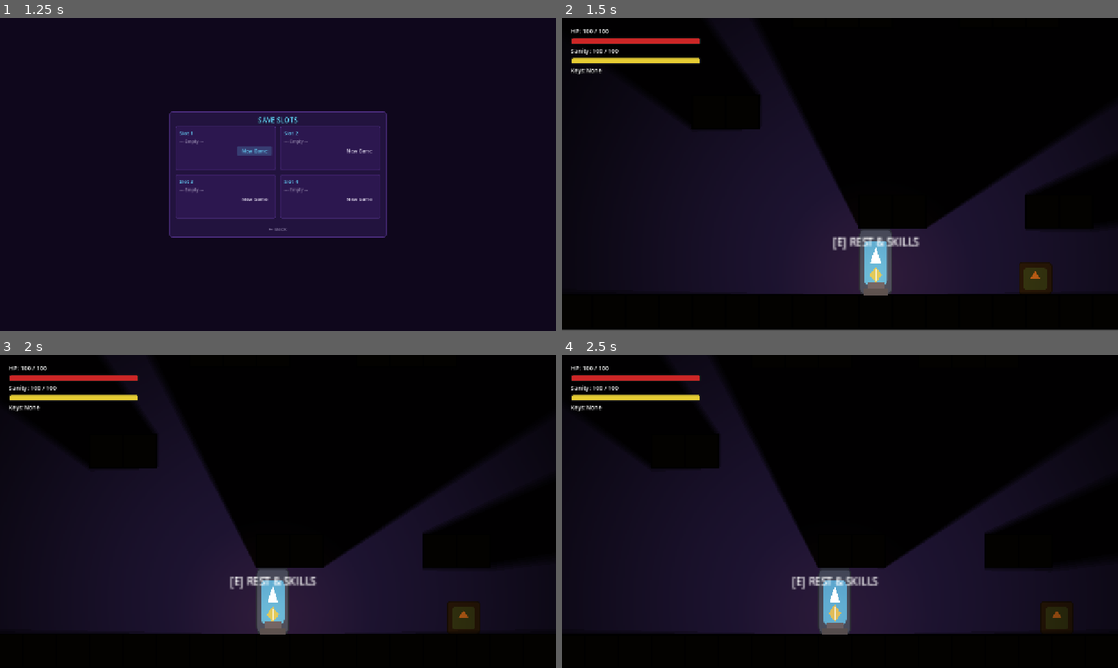
Above: before the commit, frames 1-4 (two rows, left to right).
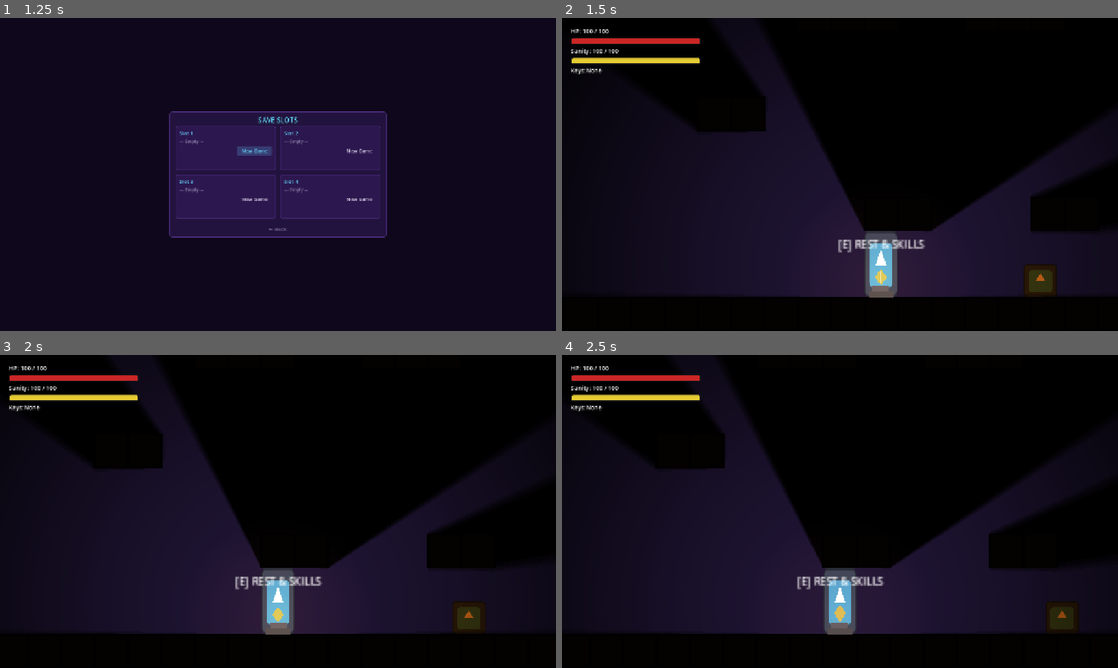
Above: after the commit, the same moments.

Repository: hikarirainbow/New-Project
Game: Godot game, scene res://scenes/ui/main_menu.tscn
Same seed, same stepped clock (60 frames per second), same inputs: the game is played once before the commit and once after it. The engine's default icon, where the game draws it, is replaced by a stand-in: a white triangle on a blue panel in a dark square.
Inputs (mouse positions are in pixels of both pictures, inside the frame that each line leads up to):
- Up to frame 1 (1.25 s): click "Play" at 0.5 s
- Up to frame 2 (1.5 s): click "New Game" at 1.25 s
- Up to frame 3 (2 s): no input
- Up to frame 4 (2.5 s): tap Enter at 2 s; move the mouse to (867, 511) at 2.02 s; hold Up from 2.03 s (still down); hold S (look_down) from 2.03 s (still down); tap X (attack) at 2.1 s; tap Space (jump) at 2.27 s

Frame 1 is identical in both runs. In frame 2, 3.6% of the frame differs, in the area x 0-100%, y 25-100%; in frame 3, 2.1%; in frame 4, 1.9%.

Commit message:
feat: implement Attract range skill with cone check and visual effect, refactor GrabEnemy as parent, and create Goblin subclass

Diff:
--- /dev/null
+++ b/scenes/enemies/components/attract_effect_component.gd
@@ -0,0 +1,54 @@
+class_name AttractEffectComponent
+extends Node
+
+@export var duration: float = 5.0
+
+var timer: float = 0.0
+var original_modulate: Color = Color.WHITE
+var enemy_ref: GrabEnemy = null
+var previous_state: int = 0
+
+func _ready() -> void:
+	enemy_ref = get_parent() as GrabEnemy
+	if not enemy_ref:
+		queue_free()
+		return
+
+	# Store previous state and original modulate
+	previous_state = enemy_ref.current_state
+	if enemy_ref.has_node("Sprite2D"):
+		original_modulate = enemy_ref.get_node("Sprite2D").modulate
+		# Set neon pink/purple color modulation
+		enemy_ref.get_node("Sprite2D").modulate = Color(1.5, 0.5, 1.0, 1.0)
+
+	# Transition enemy state to ATTRACTED
+	enemy_ref.current_state = GrabEnemy.State.ATTRACTED
+	timer = duration
+
+func _physics_process(delta: float) -> void:
+	if not is_instance_valid(enemy_ref) or not enemy_ref.is_alive():
+		queue_free()
+		return
+
+	timer -= delta
+	if timer <= 0.0:
+		remove_effect()
+
+func refresh() -> void:
+	timer = duration
+
+func remove_effect() -> void:
+	if is_instance_valid(enemy_ref) and enemy_ref.current_state != GrabEnemy.State.DEAD:
+		# Restore state and modulate if not dead
+		enemy_ref.current_state = previous_state if previous_state != GrabEnemy.State.DEAD else GrabEnemy.State.PATROL
+		if enemy_ref.has_node("Sprite2D"):
+			enemy_ref.get_node("Sprite2D").modulate = original_modulate
+
+	queue_free()
+
+func _exit_tree() -> void:
+	# Fallback cleanup
+	if is_instance_valid(enemy_ref) and enemy_ref.current_state == GrabEnemy.State.ATTRACTED:
+		enemy_ref.current_state = GrabEnemy.State.PATROL
+		if enemy_ref.has_node("Sprite2D"):
+			enemy_ref.get_node("Sprite2D").modulate = original_modulate
--- /dev/null
+++ b/scenes/enemies/goblin.gd
@@ -0,0 +1,4 @@
+class_name Goblin
+extends GrabEnemy
+
+# Inherits all properties, movement logic, states, and signals from GrabEnemy
--- /dev/null
+++ b/scenes/enemies/goblin.tscn
@@ -0,0 +1,34 @@
+[gd_scene load_steps=4 format=3 uid="uid://clx5i2t2r8gpb"]
+
+[ext_resource type="Script" path="res://scenes/enemies/goblin.gd" id="1_goblin_gd"]
+[ext_resource type="Texture2D" path="res://icon.svg" id="2_enemy_icon"]
+
+[sub_resource type="RectangleShape2D" id="RectangleShape2D_enemy"]
+size = Vector2(32, 32)
+
+[node name="Goblin" type="CharacterBody2D"]
+collision_layer = 4
+collision_mask = 1
+script = ExtResource("1_goblin_gd")
+
+[node name="Sprite2D" type="Sprite2D" parent="."]
+modulate = Color(0.9, 0.45, 0.1, 1)
+scale = Vector2(0.25, 0.25)
+texture = ExtResource("2_enemy_icon")
+
+[node name="CollisionShape2D" type="CollisionShape2D" parent="."]
+shape = SubResource("RectangleShape2D_enemy")
+
+[node name="RayCast2D_EdgeRight" type="RayCast2D" parent="."]
+position = Vector2(16, 16)
+target_position = Vector2(0, 15)
+collision_mask = 1
+
+[node name="RayCast2D_EdgeLeft" type="RayCast2D" parent="."]
+position = Vector2(-16, 16)
+target_position = Vector2(0, 15)
+collision_mask = 1
+
+[node name="RayCast2D_Wall" type="RayCast2D" parent="."]
+target_position = Vector2(24, 0)
+collision_mask = 1
--- a/scenes/enemies/grab_enemy.gd
+++ b/scenes/enemies/grab_enemy.gd
@@ -1,3 +1,4 @@
+class_name GrabEnemy
 extends Actor
 
 @export_group("Enemy Settings")
@@ -17,7 +18,7 @@
 @export var key_name_to_drop: String = "Boss Key"
 @export var key_pickup_radius: float = 20.0
 
-enum State { PATROL, CHASE, DEAD }
+enum State { PATROL, CHASE, DEAD, ATTRACTED }
 var current_state: State = State.PATROL
 
 var direction: int = 1
@@ -75,17 +76,21 @@
 func _physics_process(delta: float) -> void:
 	# Knockback processing (shared from Actor)
 	if knockback_timer > 0.0:
-		knockback_timer -= delta
-		velocity.x = move_toward(velocity.x, 0, friction * delta)
-		if not is_on_floor():
-			velocity.y += gravity * delta
-		move_and_slide()
-		return
+		if current_state == State.ATTRACTED:
+			knockback_timer = 0.0
+		else:
+			knockback_timer -= delta
+			velocity.x = move_toward(velocity.x, 0, friction * delta)
+			if not is_on_floor():
+				velocity.y += gravity * delta
+			move_and_slide()
+			return
 
 	match current_state:
 		State.PATROL: _patrol(delta)
 		State.CHASE:  _chase(delta)
 		State.DEAD:   _dead(delta)
+		State.ATTRACTED: _attracted(delta)
 
 # ── PATROL ──────────────────────────────────────────────────────────────────
 func _patrol(delta: float) -> void:
@@ -220,3 +225,34 @@
 
 func is_alive() -> bool:
 	return current_state != State.DEAD
+
+# ── ATTRACTED ────────────────────────────────────────────────────────────────
+func _attracted(delta: float) -> void:
+	if not player_ref:
+		current_state = State.PATROL
+		return
+
+	if not is_on_floor():
+		velocity.y += gravity * delta
+
+	# Move towards player horizontally
+	var dx := player_ref.global_position.x - global_position.x
+	direction = 1 if dx > 0 else -1
+	if has_node("Sprite2D"):
+		$Sprite2D.flip_h = direction < 0
+
+	velocity.x = direction * (chase_speed * 0.5)
+	move_and_slide()
+	_apply_contact_damage()
+
+# Override take_damage to support double damage and bypass knockback when attracted
+func take_damage(amount: int, source_position: Vector2 = Vector2.ZERO) -> void:
+	if current_state == State.DEAD:
+		return
+
+	var final_amount = amount
+	if current_state == State.ATTRACTED:
+		final_amount = amount * 2
+		super(final_amount, Vector2.ZERO)
+	else:
+		super(final_amount, source_position)
--- a/scenes/levels/sandbox_level.gd
+++ b/scenes/levels/sandbox_level.gd
@@ -1,7 +1,7 @@
 extends Node2D
 
 const MapTile = preload("res://scenes/levels/map_tile.gd")
-const GrabEnemyScene = preload("res://scenes/enemies/grab_enemy.tscn")
+const GoblinScene = preload("res://scenes/enemies/goblin.tscn")
 
 const TILE  = 32
 const COLS  = 60   # 1920 px wide
@@ -107,7 +107,7 @@
 	if room_manager.persisted_corpses.has(path):
 		var corpse_positions = room_manager.persisted_corpses[path]
 		for pos in corpse_positions:
-			var corpse = GrabEnemyScene.instantiate()
+			var corpse = GoblinScene.instantiate()
 			corpse.set_as_corpse()
 			corpse.position = pos
 			add_child(corpse)
@@ -174,7 +174,7 @@
 
 	while alive_count < 5:
 		var spawn_pos = _get_valid_spawn_position()
-		var new_enemy = GrabEnemyScene.instantiate()
+		var new_enemy = GoblinScene.instantiate()
 		new_enemy.position = spawn_pos
 		add_child(new_enemy)
 		alive_count += 1
--- a/scenes/levels/sandbox_level.tscn
+++ b/scenes/levels/sandbox_level.tscn
@@ -4,7 +4,7 @@
 [ext_resource type="PackedScene" path="res://scenes/player/player.tscn" id="1_player_tscn"]
 [ext_resource type="PackedScene" path="res://scenes/ui/hud.tscn" id="2_hud_tscn"]
 [ext_resource type="PackedScene" path="res://scenes/items/dash_upgrade_item.tscn" id="4_dash_upgrade_item_tscn"]
-[ext_resource type="PackedScene" path="res://scenes/enemies/grab_enemy.tscn" id="5_grab_enemy_tscn"]
+[ext_resource type="PackedScene" path="res://scenes/enemies/goblin.tscn" id="5_goblin_tscn"]
 [ext_resource type="PackedScene" path="res://scenes/ui/settings_menu.tscn" id="6_settings_menu_tscn"]
 [ext_resource type="PackedScene" path="res://scenes/ui/inventory.tscn" id="7_inventory_tscn"]
 
@@ -23,5 +23,5 @@
 [node name="DashUpgradeItem" parent="." instance=ExtResource("4_dash_upgrade_item_tscn")]
 position = Vector2(960, 592)
 
-[node name="GrabEnemy" parent="." instance=ExtResource("5_grab_enemy_tscn")]
+[node name="Goblin" parent="." instance=ExtResource("5_goblin_tscn")]
 position = Vector2(640, 592)
--- /dev/null
+++ b/scenes/player/components/attract_skill_component.gd
@@ -0,0 +1,97 @@
+class_name AttractSkillComponent
+extends Node2D
+
+@export var cooldown_duration: float = 3.0
+@export var cone_range: float = 200.0
+@export var cone_angle_deg: float = 30.0
+
+var cooldown_timer: float = 0.0
+var cone_alpha: float = 0.0
+
+@onready var player: Player = get_parent() as Player
+
+func _ready() -> void:
+	# Z-index to render above background but maybe below/above sprite
+	z_index = 5
+
+func _physics_process(delta: float) -> void:
+	if cooldown_timer > 0.0:
+		cooldown_timer -= delta
+
+	# Redraw the cone while alpha is active
+	if cone_alpha > 0.0:
+		queue_redraw()
+
+	if Input.is_action_just_pressed("skill_attract") and cooldown_timer <= 0.0:
+		if player.current_state == Player.State.MOVE:
+			cast_skill()
+
+func cast_skill() -> void:
+	cooldown_timer = cooldown_duration
+
+	# Trigger vector drawing animation
+	cone_alpha = 0.4
+	var tween = player.create_tween().set_ignore_time_scale(true)
+	tween.tween_property(self, "cone_alpha", 0.0, 0.3).set_trans(Tween.TRANS_CUBIC).set_ease(Tween.EASE_OUT)
+
+	# Scan for enemies in cone
+	var enemies = get_tree().get_nodes_in_group("enemies")
+	var is_facing_left = player.get_node("Sprite2D").flip_h if player.has_node("Sprite2D") else false
+	var forward = Vector2.LEFT if is_facing_left else Vector2.RIGHT
+	var half_angle_rad = deg_to_rad(cone_angle_deg) / 2.0
+
+	print("[ATTRACT] Cast! Scanning in range: ", cone_range, " | arc: ", cone_angle_deg)
+
+	for enemy in enemies:
+		if is_instance_valid(enemy) and enemy.has_method("is_alive") and enemy.is_alive():
+			var diff = enemy.global_position - player.global_position
+			var dist = diff.length()
+			if dist <= cone_range:
+				# Use angle_to to compute signed angle difference
+				var angle_diff = abs(forward.angle_to(diff))
+				if angle_diff <= half_angle_rad:
+					_apply_attract_effect(enemy)
+
+func _apply_attract_effect(enemy: Node) -> void:
+	var existing = enemy.get_node_or_null("AttractEffectComponent")
+	if existing:
+		existing.refresh()
+		print("[ATTRACT] Refreshed duration on: ", enemy.name)
+	else:
+		var effect_script = load("res://scenes/enemies/components/attract_effect_component.gd")
+		var effect = Node.new()
+		effect.name = "AttractEffectComponent"
+		effect.set_script(effect_script)
+		enemy.add_child(effect)
+		print("[ATTRACT] Applied to enemy: ", enemy.name)
+
+func _draw() -> void:
+	if cone_alpha > 0.0:
+		var points = get_sector_points(cone_range, cone_angle_deg)
+		# Vivid glassmorphism neon color
+		var fill_color = Color(1.0, 0.3, 0.7, cone_alpha * 0.7)
+		var line_color = Color(1.0, 0.5, 0.8, cone_alpha)
+
+		# Draw the polygon sector
+		draw_polygon(points, [fill_color])
+
+		# Draw border outline for higher visual quality
+		for i in range(1, points.size() - 1):
+			draw_line(points[i], points[i+1], line_color, 1.5, true)
+		draw_line(points[0], points[1], line_color, 1.5, true)
+		draw_line(points[0], points[points.size() - 1], line_color, 1.5, true)
+
+func get_sector_points(radius: float, angle_deg: float, segments: int = 16) -> PackedVector2Array:
+	var points = PackedVector2Array()
+	points.append(Vector2.ZERO) # Origin center
+
+	var half_angle = deg_to_rad(angle_deg) / 2.0
+	var is_facing_left = player.get_node("Sprite2D").flip_h if player.has_node("Sprite2D") else false
+	var base_angle = PI if is_facing_left else 0.0
+
+	for i in range(segments + 1):
+		var t = float(i) / float(segments)
+		var a = base_angle + lerp(-half_angle, half_angle, t)
+		points.append(Vector2(cos(a), sin(a)) * radius)
+
+	return points
--- a/scenes/player/player.gd
+++ b/scenes/player/player.gd
@@ -88,6 +88,12 @@
 	qte_indicator.visible = false
 	qte_indicator.position = qte_indicator_offset
 	add_child(qte_indicator)
+
+	# Programmatically instantiate and anchor Attract Skill Component
+	var attract_skill = Node2D.new()
+	attract_skill.name = "AttractSkillComponent"
+	attract_skill.set_script(load("res://scenes/player/components/attract_skill_component.gd"))
+	add_child(attract_skill)
 
 func _physics_process(delta: float) -> void:
 	if knockback_timer > 0.0:
--- a/scenes/player/player.tscn
+++ b/scenes/player/player.tscn
@@ -93,7 +93,6 @@
 shape = SubResource("RectangleShape2D_player")
 
 [node name="Camera2D" type="Camera2D" parent="." unique_id=175367551]
-offset = Vector2(5, 5)
 position_smoothing_enabled = true
 position_smoothing_speed = 8.0
 
--- a/scripts/input_manager.gd
+++ b/scripts/input_manager.gd
@@ -11,7 +11,8 @@
 	"attack": KEY_X,
 	"inventory": KEY_ALT,
 	"look_up": KEY_W,
-	"look_down": KEY_S
+	"look_down": KEY_S,
+	"skill_attract": KEY_F
 }
 
 var current_controls: Dictionary = {}
